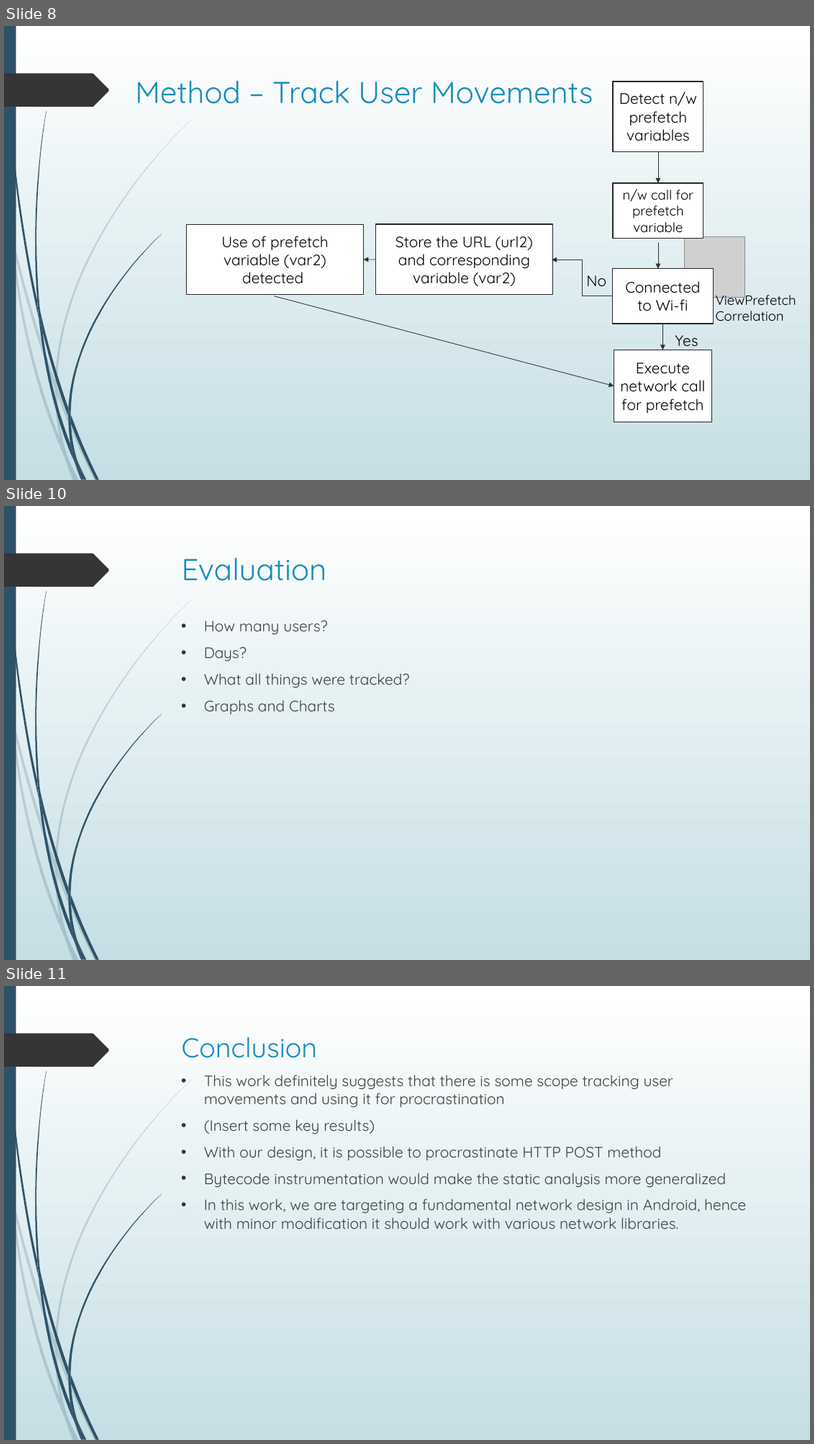
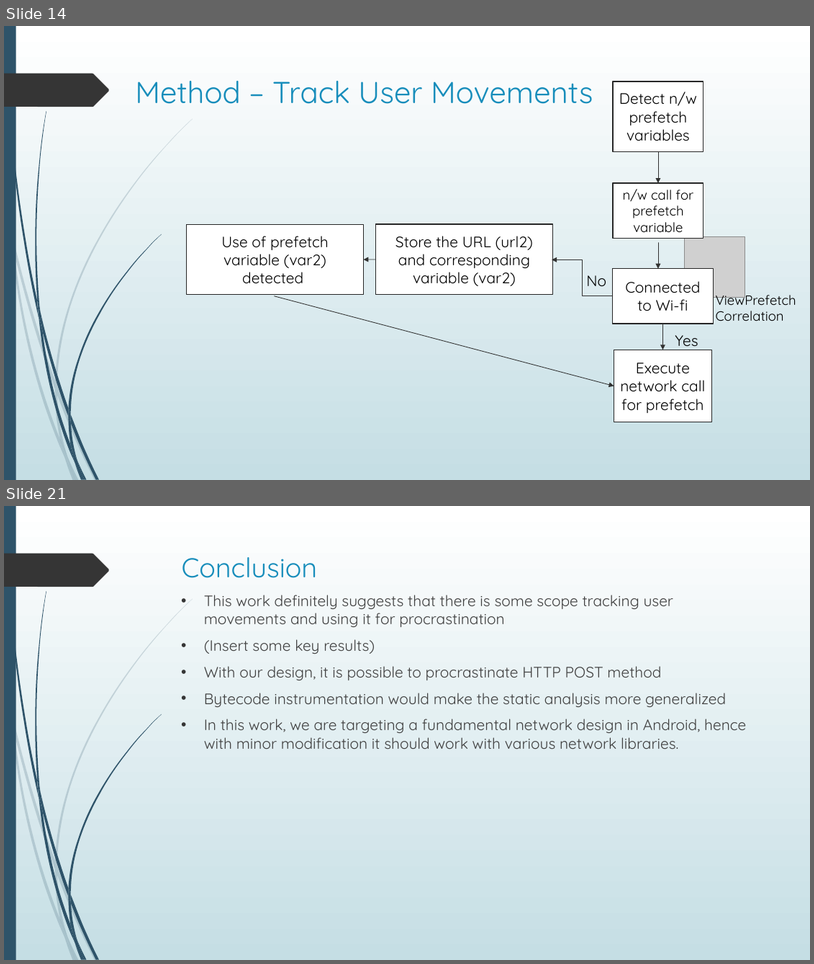
Before and after one commit to shahamish150294/PrefetchProcrastinatorAndroid, a slide deck: Prefetch Procrastinator Final Presentation.pptx. Shown one above the other, each under a label of ours: slides 8, 10 and 11 before the commit, slides 14 and 21 after it; the slides between them are not shown. The pictures are 814x1444 and 814x964 pixels, drawn with LibreOffice and Linux fonts; fonts in the diff are those of the drawing; grey boxes stand for pictures. Boxes give left, top, right and bottom in pixels: in the first picture for what was removed or moved away, otherwise in the second. Text is boxed around its words. In the diff, an @@ line names an element or a change of style, - is before the commit and + after.

```diff
--- a/Prefetch Procrastinator Final Presentation.pptx
+++ b/Prefetch Procrastinator Final Presentation.pptx
@@ slide 10 removed at [4, 506, 810, 960], background gradient #FFFFFF to #C5DEE5; not listed: 24 template elements that a slide beside it also shows @@
@@ title removed at [182, 558, 327, 581] @@
-Evaluation
@@ text removed at [204, 620, 410, 714] @@
-• How many users?
-• Days?
-• What all things were tracked?
-• Graphs and Charts
@@ what was slide 8 is now slide 14 @@
@@ what was slide 11 is now slide 21 @@
```
Also in this commit, not shown: 12 slides added, 1 other slide removed.
